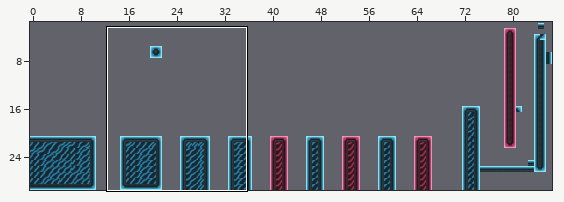
Tiled map (JSON): assets/maps/nical1.json. Above: a wide view before the commit, with the close-up outlined.
Close-up. Before the commit:
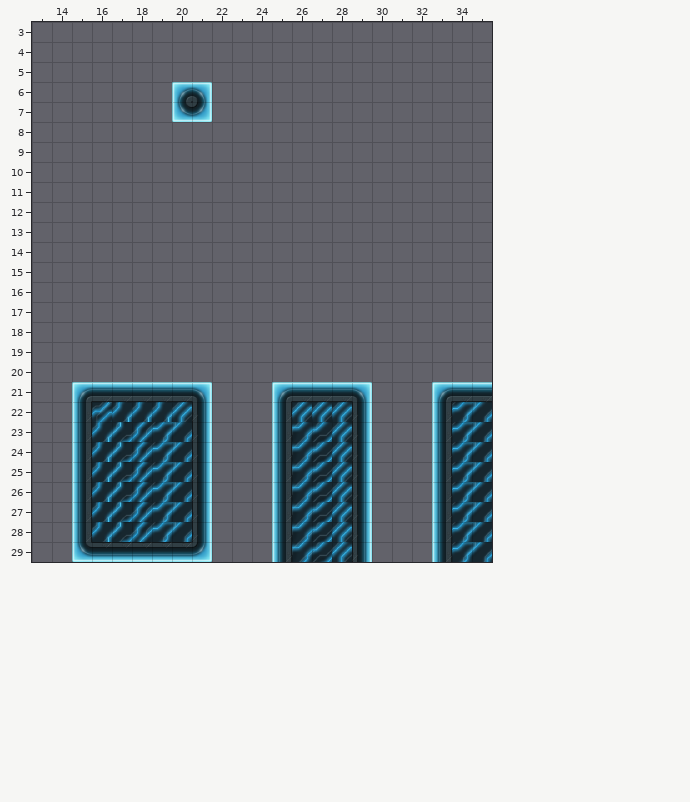
Cells are 32x32 px. Shown: x 13..35, y 3..29. The commit also changed other parts of the map, which this record leaves out.
New version:
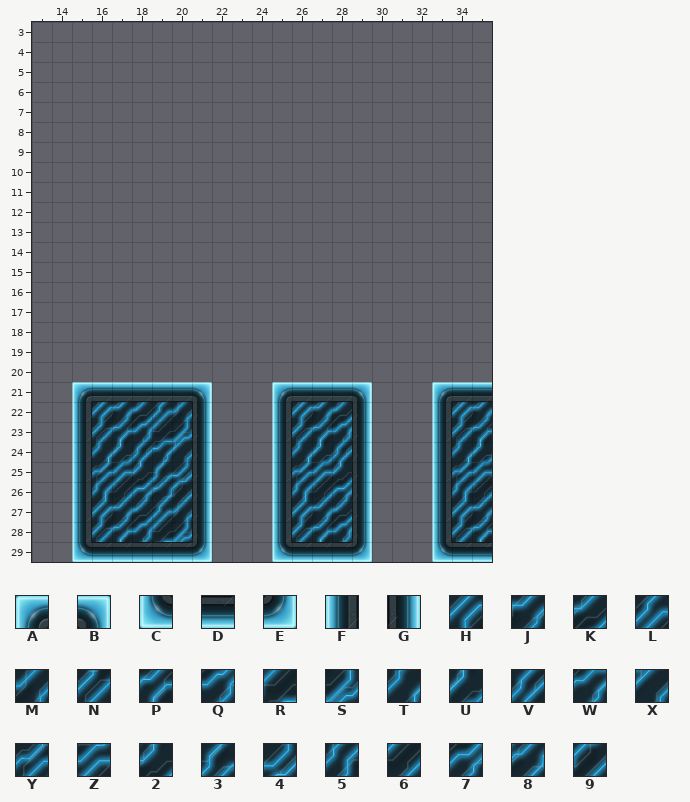
Key: from "texture32": A 0, B 2, C 3, D 4, E 5, F 6, G 7, H 8, J 9, K 10, L 11, M 12, N 13, P 14, Q 15, R 16, S 17, T 18, U 19, V 20, W 21, X 22, Y 23, Z 24, 2 25, 3 26, 4 27, 5 28, 6 29, 7 30, 8 31, 9 32.
_ is an empty cell.
From old to new:
Layer "solid":
Tile 2 replaces tile H in row 25 at x 28.
Tile 2 replaces tile V in row 25 at x 18.
Tile 3 replaces tile W in row 25 at x 19.
Tile 4 replaces tile X in row 25 at x 20.
Tile 5 replaces tile J in row 26 at x 26.
Tile 5 replaces tile T in row 26 at x 16.
Tile 5 replaces tile W in row 26 at x 34.
Tile 6 replaces tile K in row 26 at x 27.
Tile 6 replaces tile U in row 26 at x 17.
Tile 6 replaces tile X in row 26 at x 35.
Tile 7 replaces tile H in row 26 at x 28.
Tile 7 replaces tile V in row 26 at x 18.
Tile 8 replaces tile W in row 26 at x 19.
Tile 9 replaces tile X in row 26 at x 20.
Tile C replaces tile F in row 29 at x 25 and 33.
Tile D replaces tile H in row 29 at x 28.
Tile D replaces tile J in row 29 at x 26.
Tile D replaces tile K in row 29 at x 27.
Tile D replaces tile W in row 29 at x 34.
Tile D replaces tile X in row 29 at x 35.
Tile E replaces tile G in row 29 at x 29.
Tile H replaces tile J in row 27 at x 26.
Tile H replaces tile T in row 27 at x 16.
Tile H replaces tile W in row 22 at x 34; in row 27 at x 34.
Tile H replaces tile Y in row 22 at x 16.
Tile J replaces tile H in row 22 at x 27.
Tile J replaces tile K in row 27 at x 27.
Tile J replaces tile T in row 22 at x 17.
Tile J replaces tile U in row 27 at x 17.
Tile J replaces tile X in row 22 at x 35; in row 27 at x 35.
Tile K replaces tile H in row 22 at x 28; in row 27 at x 28.
Tile K replaces tile T in row 22 at x 18.
Tile K replaces tile V in row 27 at x 18.
Tile L replaces tile T in row 22 at x 19.
Tile L replaces tile W in row 27 at x 19.
Tile M replaces tile H in row 22 at x 20.
Tile M replaces tile X in row 27 at x 20.
Tile N replaces tile J in row 23 at x 26; in row 28 at x 26.
Tile N replaces tile T in row 23 at x 16; in row 28 at x 16.
Tile N replaces tile W in row 23 at x 34; in row 28 at x 34.
Tile P replaces tile K in row 23 at x 27; in row 28 at x 27.
Tile P replaces tile U in row 23 at x 17; in row 28 at x 17.
Tile P replaces tile X in row 23 at x 35; in row 28 at x 35.
Tile Q replaces tile H in row 23 at x 28; in row 28 at x 28.
Tile Q replaces tile V in row 23 at x 18; in row 28 at x 18.
Tile R replaces tile W in row 23 at x 19; in row 28 at x 19.
Tile S replaces tile X in row 23 at x 20; in row 28 at x 20.
Tile T replaces tile J in row 24 at x 26.
Tile T replaces tile W in row 24 at x 34.
Tile U replaces tile K in row 24 at x 27.
Tile U replaces tile X in row 24 at x 35.
Tile V replaces tile H in row 24 at x 28.
Tile Y replaces tile J in row 25 at x 26.
Tile Y replaces tile T in row 25 at x 16.
Tile Y replaces tile W in row 25 at x 34.
Tile Z replaces tile K in row 25 at x 27.
Tile Z replaces tile U in row 25 at x 17.
Tile Z replaces tile X in row 25 at x 35.
Tile A is removed in row 6 at x 20.
Tile B is removed in row 6 at x 21.
Tile C is removed in row 7 at x 20.
Tile E is removed in row 7 at x 21.
Where, in picture pixels (left, top, right, bottom), the same in both close-ups:
removed: (172, 82, 212, 122)
changed: (92, 402, 192, 442)
changed: (272, 402, 372, 562)
changed: (432, 402, 492, 562)
changed: (92, 462, 192, 542)
